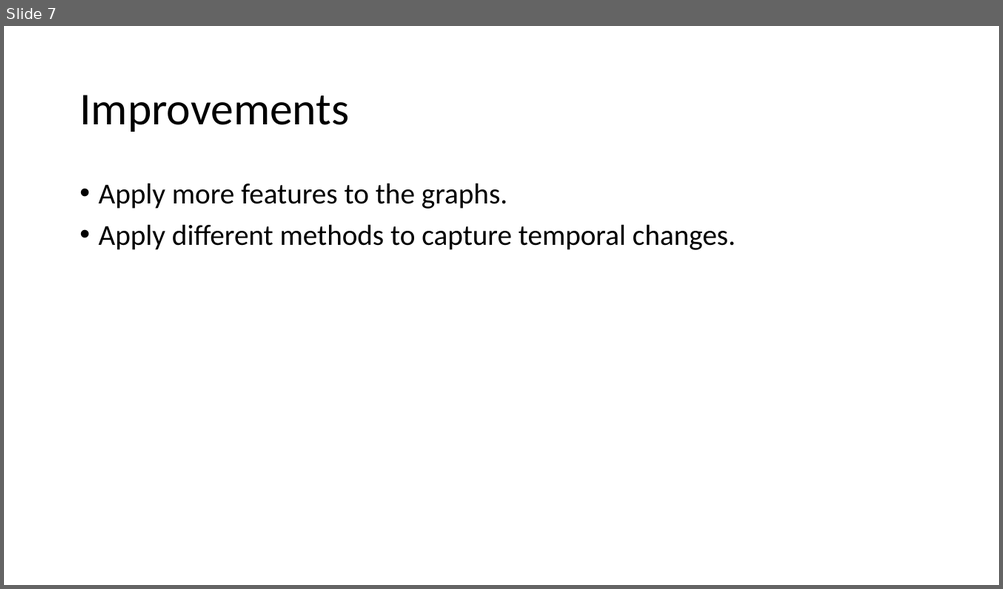
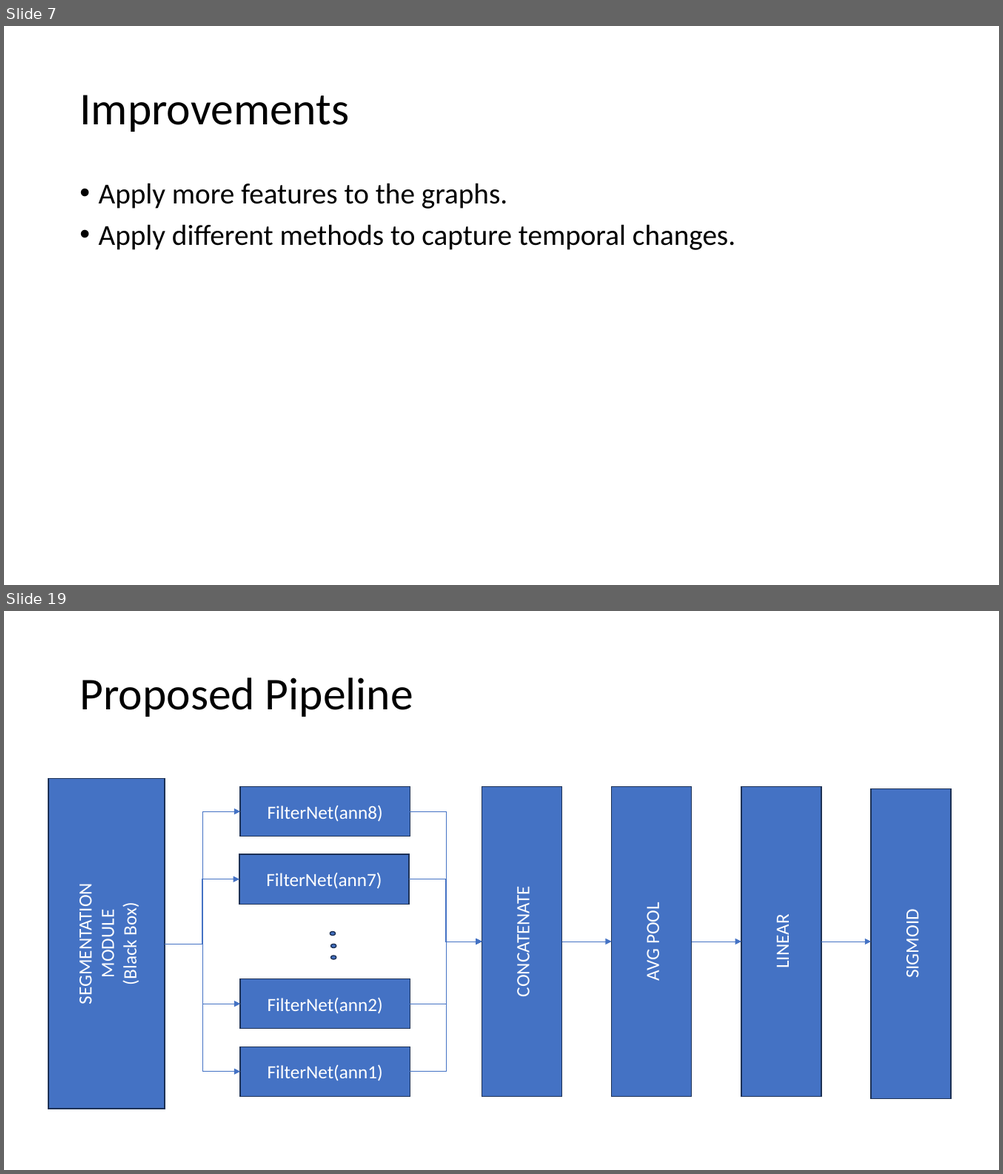
Before and after one commit to Ziolo1999/GNNsFootballEventSpotting, a slide deck: Notes/Code_Description.pptx. Shown one above the other, each under a label of ours: slide 7 before the commit, slides 7 and 19 after it; the slides between them are not shown. The pictures are 1003x589 and 1003x1174 pixels, drawn with LibreOffice and Linux fonts; fonts in the diff are those of the drawing. Boxes give left, top, right and bottom in pixels: in the first picture for what was removed or moved away, otherwise in the second. Text is boxed around its words. In the diff, an @@ line names an element or a change of style, - is before the commit and + after.

Commit message:
Update segmentation analysis

```diff
--- a/Notes/Code_Description.pptx
+++ b/Notes/Code_Description.pptx
@@ slide 19 added at [4,611,999,1170], background #FFFFFF @@
@@ title added at [79,678,413,717], 44 pt, text #000000 @@
+Proposed Pipeline
@@ rectangle added at [48,779,165,1110], fill #4472C4, outline #1E3256 1 pt, 18 pt, text #FFFFFF @@
+SEGMENTATION
+MODULE
+(Black Box)
@@ rectangle added at [241,787,410,837], fill #4472C4, outline #1E3256 1 pt, 18 pt, text #FFFFFF @@
+FilterNet(ann8)
@@ rectangle added at [481,787,561,1096], fill #4472C4, outline #1E3256 1 pt, 18 pt, text #FFFFFF @@
+CONCATENATE
@@ rectangle added at [612,787,691,1096], fill #4472C4, outline #1E3256 1 pt, 18 pt, text #FFFFFF @@
+AVG POOL
@@ rectangle added at [741,787,821,1096], fill #4472C4, outline #1E3256 1 pt, 18 pt, text #FFFFFF @@
+LINEAR
@@ rectangle added at [871,789,950,1099], fill #4472C4, outline #1E3256 1 pt, 18 pt, text #FFFFFF @@
+SIGMOID
@@ elbow arrow added from (165, 944) to (241, 812), #4472C4 0.5 pt @@
@@ elbow arrow added from (410, 812) to (481, 942), #4472C4 0.5 pt @@
@@ rectangle added at [239,855,408,905], fill #4472C4, outline #1E3256 1 pt, 18 pt, text #FFFFFF @@
+FilterNet(ann7)
@@ elbow arrow added from (165, 944) to (239, 880), #4472C4 0.5 pt @@
@@ elbow arrow added from (409, 880) to (481, 942), #4472C4 0.5 pt @@
@@ ellipse added at [330,932,336,936], fill #4472C4, outline #1E3256 1 pt @@
@@ elbow arrow added from (410, 1004) to (481, 942), #4472C4 0.5 pt @@
@@ elbow arrow added from (410, 1072) to (481, 942), #4472C4 0.5 pt @@
@@ arrow added from (562, 942) to (612, 942), #4472C4 0.5 pt @@
@@ arrow added from (691, 942) to (741, 942), #4472C4 0.5 pt @@
@@ arrow added from (821, 942) to (871, 942), #4472C4 0.5 pt @@
@@ elbow arrow added from (165, 944) to (241, 1072), #4472C4 0.5 pt @@
@@ elbow arrow added from (165, 944) to (241, 1004), #4472C4 0.5 pt @@
@@ ellipse added at [331,945,336,948], fill #4472C4, outline #1E3256 1 pt @@
@@ ellipse added at [331,956,336,960], fill #4472C4, outline #1E3256 1 pt @@
@@ rectangle added at [241,980,410,1030], fill #4472C4, outline #1E3256 1 pt, 18 pt, text #FFFFFF @@
+FilterNet(ann2)
@@ rectangle added at [241,1048,410,1097], fill #4472C4, outline #1E3256 1 pt, 18 pt, text #FFFFFF @@
+FilterNet(ann1)
```
Also in this commit, not shown: 12 other slides added, 17 other files.
